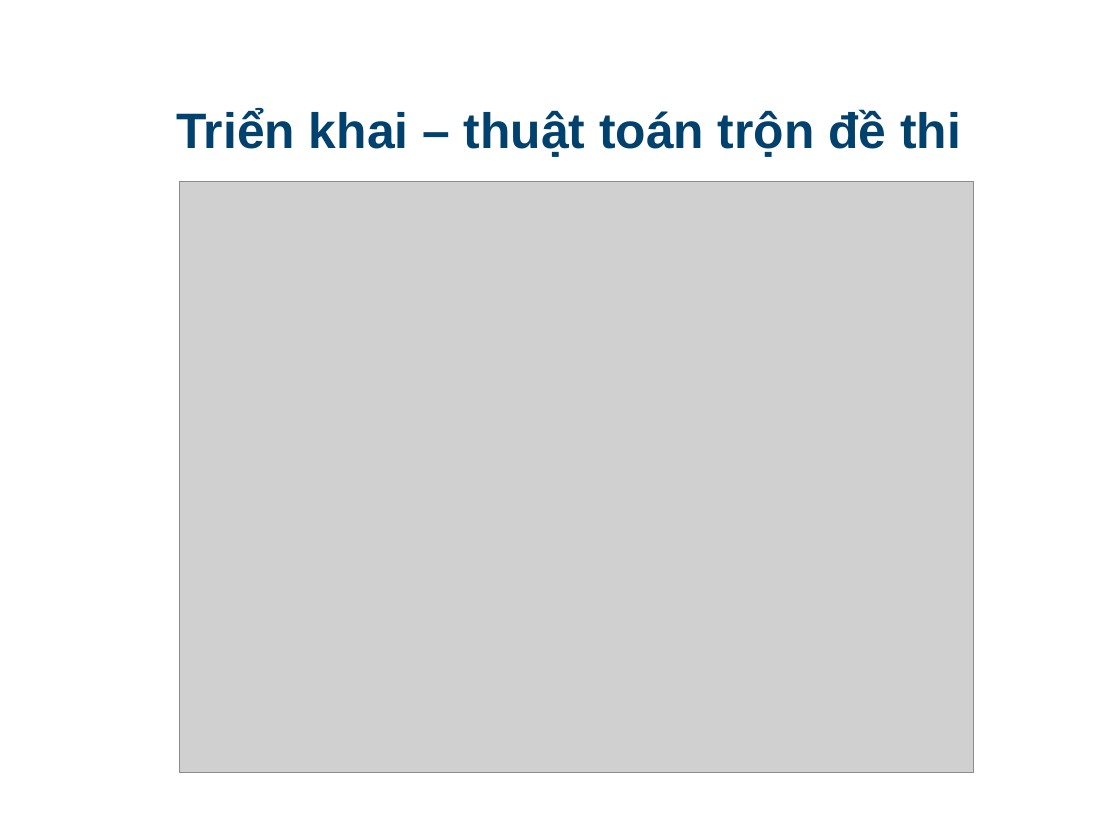
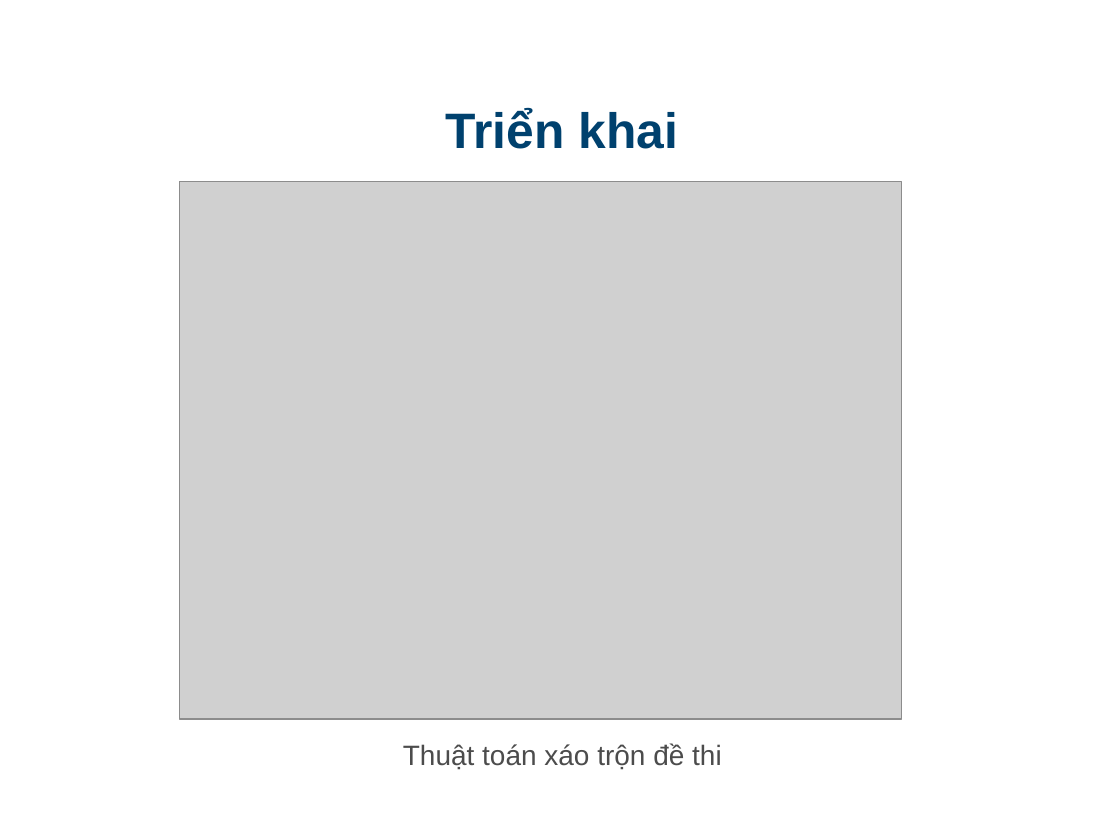
Before and after one commit to truongquangkhai99/DATN-1, a slide deck: slide 10 of src/doc/slide.ppt (slide 19 before the commit). Drawn at 1120x840 pixels with LibreOffice and Linux fonts; fonts in the diff are those of the drawing; grey boxes stand for pictures; background and template pictures are left out. Boxes give left, top, right and bottom in pixels: in the first picture for what was removed or moved away, otherwise in the second. Text is boxed around its words. In the diff, an @@ line names an element or a change of style, - is before the commit and + after.

```diff
--- a/src/doc/slide.ppt
+++ b/src/doc/slide.ppt
@@ text added at [446,108,678,149], 32 pt, text #00416E, bold @@
+Triển khai
@@ picture: place and size @@
-picture at [179,181,973,773]
+picture at [179,181,900,719]
@@ text at [403,743,722,770]: text changed; size 32 to 18 pt; text colour #00416E to #4C4C4C; bold off @@
-Triển khai – thuật toán trộn đề thi
+Thuật toán xáo trộn đề thi
```
Also in this commit, not shown: 14 other slides changed, 5 slides added, 19 slides removed.
